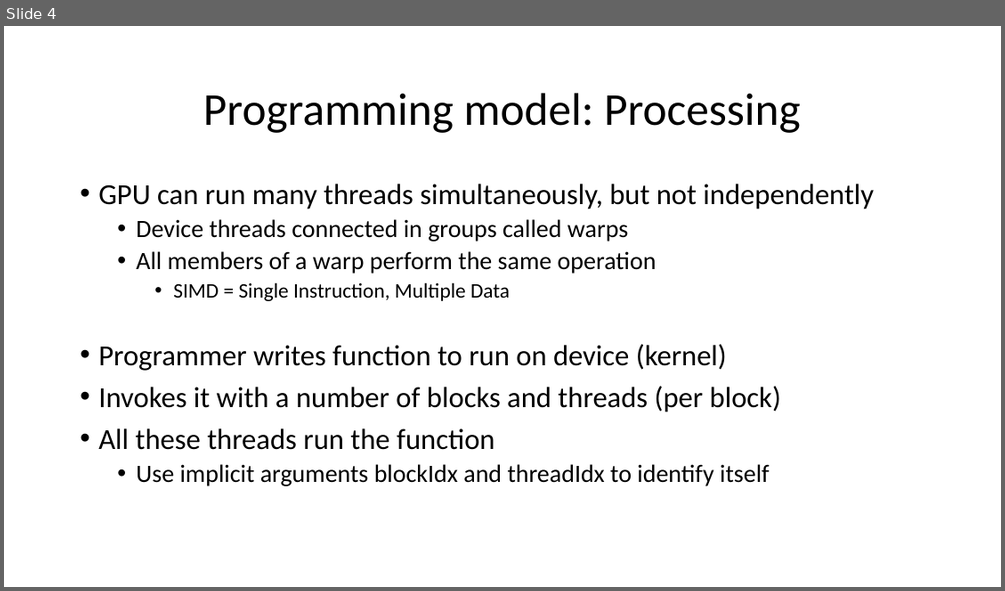
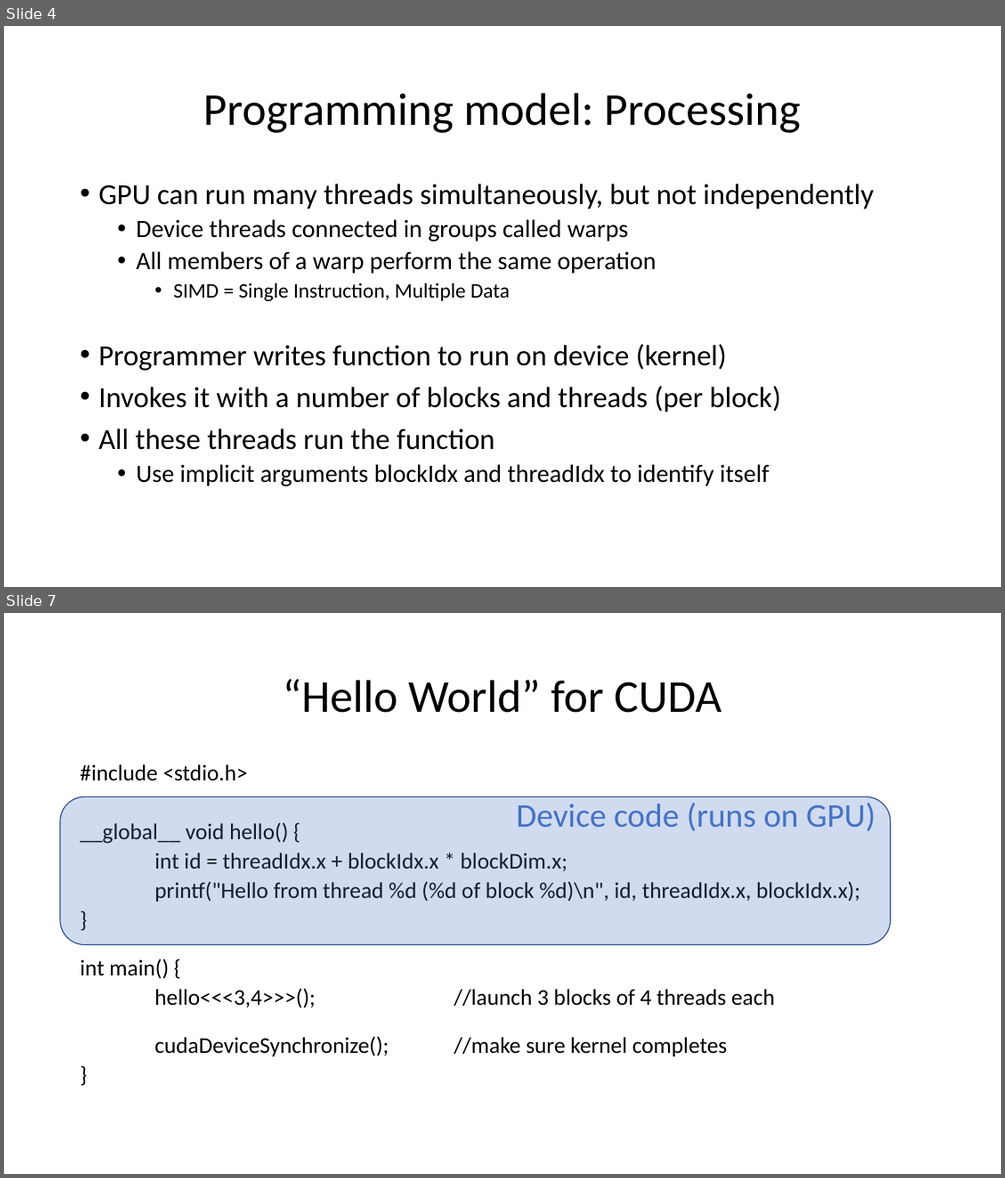
Before and after one commit to TeachingUndergradsCHC/modules, a slide deck: Programming/cuda/lecture_slides_pi.pptx. Shown one above the other, each under a label of ours: slide 4 before the commit, slides 4 and 7 after it; the slides between them are not shown. The pictures are 1005x591 and 1005x1178 pixels, drawn with LibreOffice and Linux fonts; fonts in the diff are those of the drawing. Boxes give left, top, right and bottom in pixels: in the first picture for what was removed or moved away, otherwise in the second. Text is boxed around its words. In the diff, an @@ line names an element or a change of style, - is before the commit and + after.

Commit message:
Expanded slides to include the sample code

```diff
--- a/Programming/cuda/lecture_slides_pi.pptx
+++ b/Programming/cuda/lecture_slides_pi.pptx
@@ slide 7 added at [4, 613, 1001, 1174], background #FFFFFF @@
@@ title added at [283, 679, 721, 713], 44 pt, text #000000 @@
+“Hello World” for CUDA
@@ text added at [80, 764, 860, 1056], 21.7 pt, text #000000 @@
+#include <stdio.h>
+__global__ void hello() {
+int id = threadIdx.x + blockIdx.x * blockDim.x;
+printf("Hello from thread %d (%d of block %d)\n", id, threadIdx.x, blockIdx.x);
+}
+int main() {
+hello<<<3,4>>>(); //launch 3 blocks of 4 threads each
+cudaDeviceSynchronize(); //make sure kernel completes
+}
@@ rounded rectangle added at [60, 797, 890, 945], fill #4472C4 at 25% opacity, outline #325491 1 pt @@
@@ text added at [516, 803, 875, 831], 32 pt, text #4472C4 @@
+Device code (runs on GPU)
```
Also in this commit, not shown: 11 slides changed, 6 other slides added, 1 slide removed, 3 other files.
